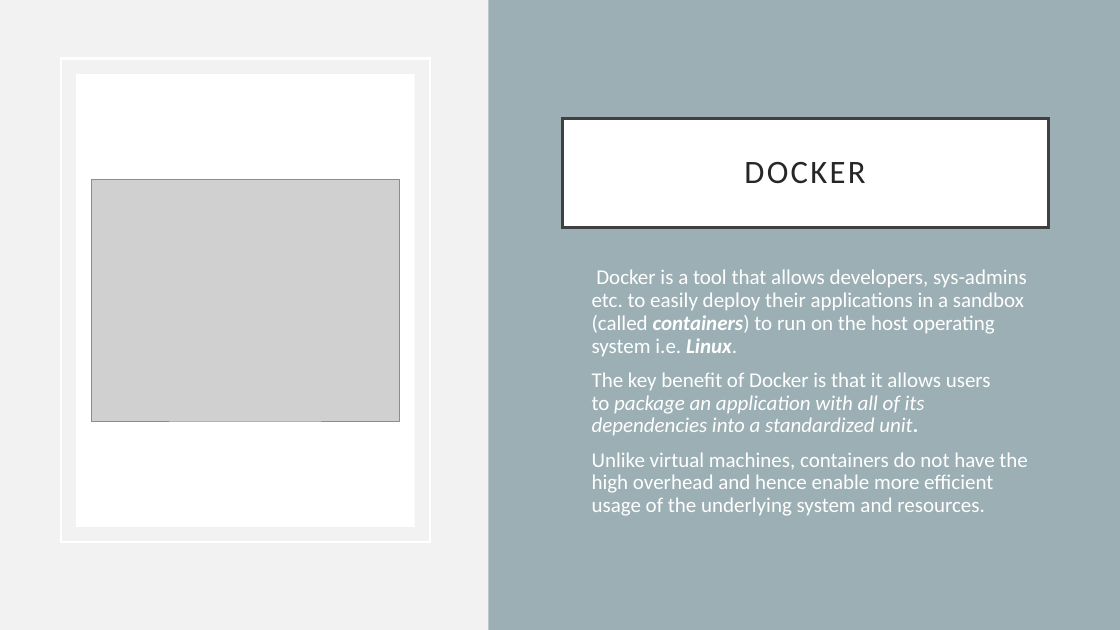
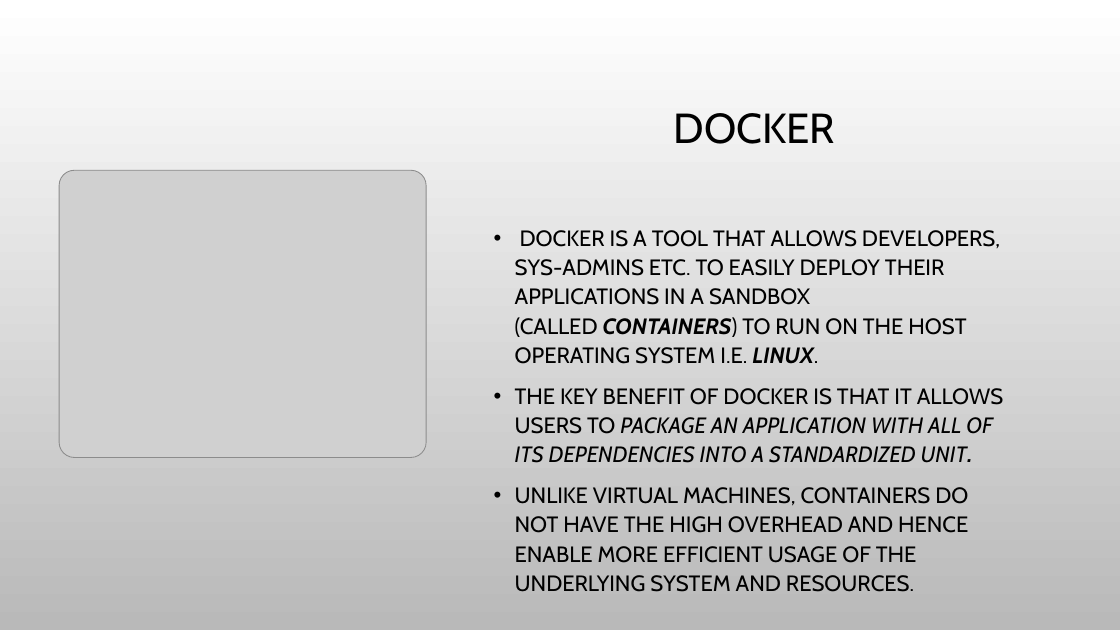
Before and after one commit to marilynwaldman/course, a slide deck: slide 8 of Learning Environment/Virtual Environment/01-VMandDocker.pptx. Drawn at 1120x630 pixels with LibreOffice and Linux fonts; fonts in the diff are those of the drawing; grey boxes stand for pictures; background and template pictures are left out. Boxes give left, top, right and bottom in pixels: in the first picture for what was removed or moved away, otherwise in the second. Text is boxed around its words. In the diff, an @@ line names an element or a change of style, - is before the commit and + after.

Commit message:
updated operating systems

```diff
--- a/Learning Environment/Virtual Environment/01-VMandDocker.pptx
+++ b/Learning Environment/Virtual Environment/01-VMandDocker.pptx
@@ background #F2F2F2 to picture (left out) @@
@@ rectangle removed at <box>488,0,1120,630</box> @@
@@ rectangle removed at <box>61,59,430,542</box> @@
@@ title "DOCKER": place and size @@
-title "DOCKER" at <box>562,118,1049,228</box>
+title "DOCKER" at <box>673,113,834,144</box>
@@ title "DOCKER" at <box>673,113,834,144</box>: size 28 to 36 pt, font Calibri to Cabin, text colour #262626 to #000000, letter spacing 2 to 0 pt; fill #FFFFFF to none; outline #404040 2.5 pt to none @@
@@ rectangle removed at <box>76,74,415,527</box> @@
@@ picture: place and size @@
-picture at <box>92,180,400,421</box>
+picture at <box>59,171,426,458</box>
@@ text at <box>515,230,1003,563</box>: text changed; size 18 to 19 pt; font Calibri to Cabin; text colour #FFFFFF to #000000 @@
-• Docker is a tool that allows developers, sys-admins etc. to easily deploy their applications in a sandbox (called containers) to run on the host operating system i.e. Linux.
-• The key benefit of Docker is that it allows users to package an application with all of its dependencies into a standardized unit.
-• Unlike virtual machines, containers do not have the high overhead and hence enable more efficient usage of the underlying system and resources.
+• DOCKER IS A TOOL THAT ALLOWS DEVELOPERS, SYS-ADMINS ETC. TO EASILY DEPLOY THEIR APPLICATIONS IN A SANDBOX (CALLED CONTAINERS) TO RUN ON THE HOST OPERATING SYSTEM I.E. LINUX.
+• THE KEY BENEFIT OF DOCKER IS THAT IT ALLOWS USERS TO PACKAGE AN APPLICATION WITH ALL OF ITS DEPENDENCIES INTO A STANDARDIZED UNIT.
+• UNLIKE VIRTUAL MACHINES, CONTAINERS DO NOT HAVE THE HIGH OVERHEAD AND HENCE ENABLE MORE EFFICIENT USAGE OF THE UNDERLYING SYSTEM AND RESOURCES.
```
Also in this commit, not shown: 14 other slides changed, 2 slides added, 2 slides removed, 1 other file.
